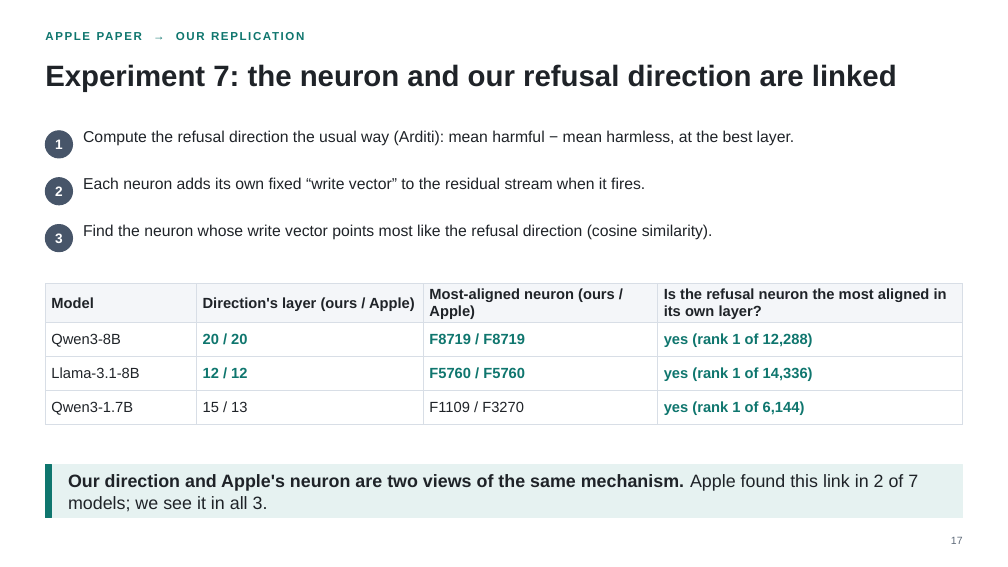
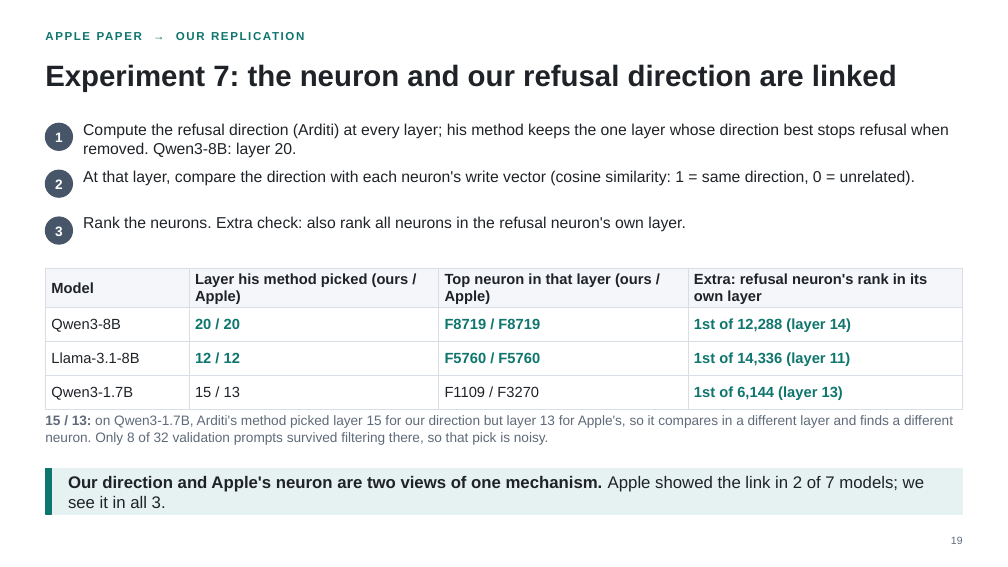
Before and after one commit to fjoad/refusal-neurons, a slide deck: slide 19 of slides/refusal_neurons_update.pptx (slide 17 before the commit). Drawn at 1008x567 pixels with LibreOffice and Linux fonts; fonts in the diff are those of the drawing. Boxes give left, top, right and bottom in pixels: in the first picture for what was removed or moved away, otherwise in the second. Text is boxed around its words. In the diff, an @@ line names an element or a change of style, - is before the commit and + after.

```diff
--- a/slides/refusal_neurons_update.pptx
+++ b/slides/refusal_neurons_update.pptx
@@ text at box(83, 123, 949, 158): text changed @@
-Compute the refusal direction the usual way (Arditi): mean harmful − mean harmless, at the best layer.
+Compute the refusal direction (Arditi) at every layer; his method keeps the one layer whose direction best stops refusal when removed. Qwen3-8B: layer 20.
@@ text at box(83, 170, 915, 186): text changed @@
-Each neuron adds its own fixed “write vector” to the residual stream when it fires.
+At that layer, compare the direction with each neuron's write vector (cosine similarity: 1 = same direction, 0 = unrelated).
@@ 3 texts, 3 ellipses: place and size @@
-3 texts, 3 ellipses at box(45, 131, 73, 252)
+3 texts, 3 ellipses at box(45, 123, 73, 244)
@@ text at box(83, 216, 686, 232): text changed @@
-Find the neuron whose write vector points most like the refusal direction (cosine similarity).
+Rank the neurons. Extra check: also rank all neurons in the refusal neuron's own layer.
@@ table at box(45, 268, 963, 404) @@
-row 1: Model | Direction's layer (ours / Apple) | Most-aligned neuron (ours / Apple) | Is the refusal neuron the most aligned in its own layer?
+row 1: Model | Layer his method picked (ours / Apple) | Top neuron in that layer (ours / Apple) | Extra: refusal neuron's rank in its own layer
-row 2, column 4: yes (rank 1 of 12,288)
+row 2, column 4: 1st of 12,288 (layer 14)
-row 3, column 4: yes (rank 1 of 14,336)
+row 3, column 4: 1st of 14,336 (layer 11)
-row 4, column 4: yes (rank 1 of 6,144)
+row 4, column 4: 1st of 6,144 (layer 13)
@@ table: place and size @@
-table at box(45, 284, 963, 419)
+table at box(45, 268, 963, 404)
@@ text added at box(45, 415, 953, 445), 13 pt, text #5F6B7A @@
+15 / 13: on Qwen3-1.7B, Arditi's method picked layer 15 for our direction but layer 13 for Apple's, so it compares in a different layer and finds a different neuron. Only 8 of 32 validation prompts survived filtering there, so that pick is noisy.
@@ rectangle: place and size @@
-rectangle at box(45, 465, 963, 518)
+rectangle at box(45, 469, 963, 514)
@@ rectangle: place and size @@
-rectangle at box(45, 465, 51, 518)
+rectangle at box(45, 469, 51, 514)
@@ text at box(68, 476, 924, 508): text changed; size 17 to 16 pt @@
-Our direction and Apple's neuron are two views of the same mechanism. Apple found this link in 2 of 7 models; we see it in all 3.
+Our direction and Apple's neuron are two views of one mechanism. Apple showed the link in 2 of 7 models; we see it in all 3.
@@ text at box(951, 536, 963, 544): text changed @@
-17
+19
```
Also in this commit, not shown: 14 other slides changed, 4 slides added, 2 slides removed, 3 other files.
